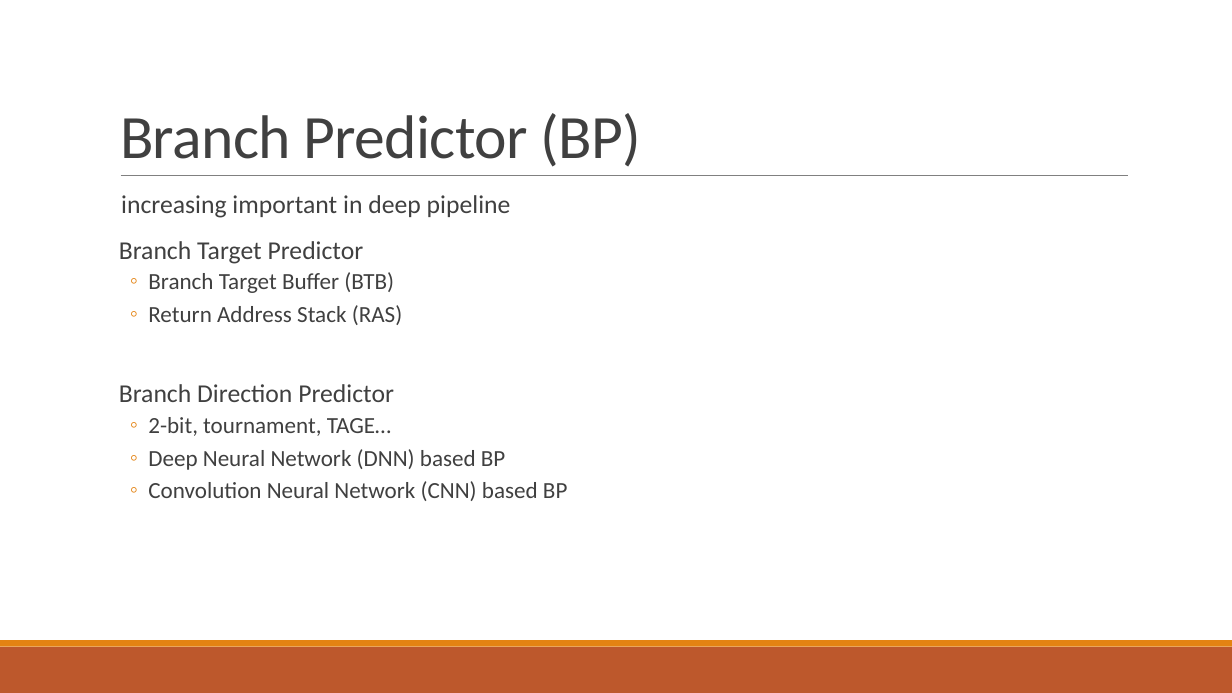
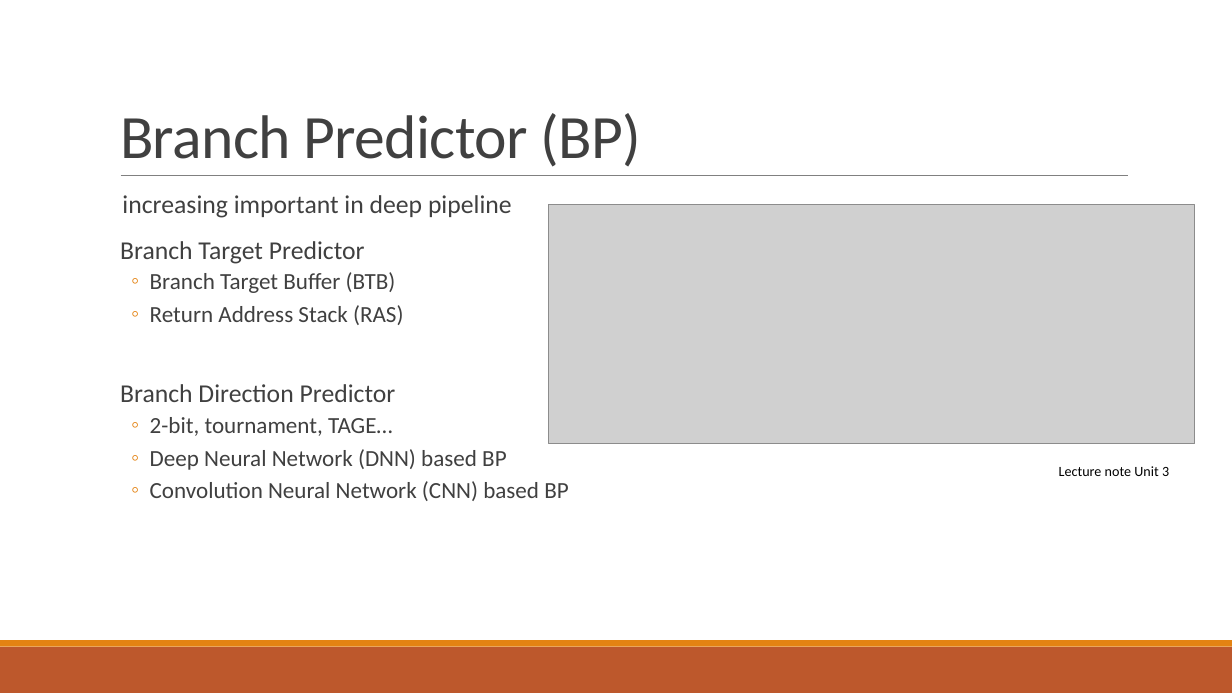
Before and after one commit to Bald-Badger/DNN-Branch-Predictor, a slide deck: slide 3 of presentation.pptx. Drawn at 1232x693 pixels with LibreOffice and Linux fonts; fonts in the diff are those of the drawing; grey boxes stand for pictures. Boxes give left, top, right and bottom in pixels: in the first picture for what was removed or moved away, otherwise in the second. Text is boxed around its words. In the diff, an @@ line names an element or a change of style, - is before the commit and + after.

```diff
--- a/presentation.pptx
+++ b/presentation.pptx
@@ picture added at (549, 204, 1196, 444) @@
@@ text added at (1059, 466, 1169, 476), 11 pt, text #000000 @@
+Lecture note Unit 3
```
Also in this commit, not shown: 3 other slides changed, 4 slides added, 5 other files.
